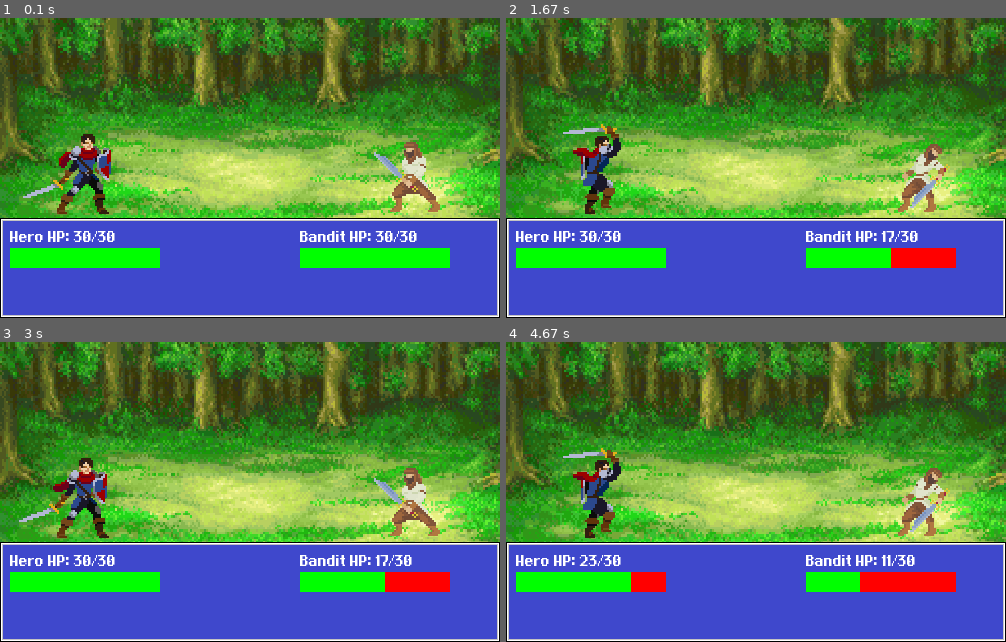
Above: before the commit, frames 1-4 (two rows, left to right).
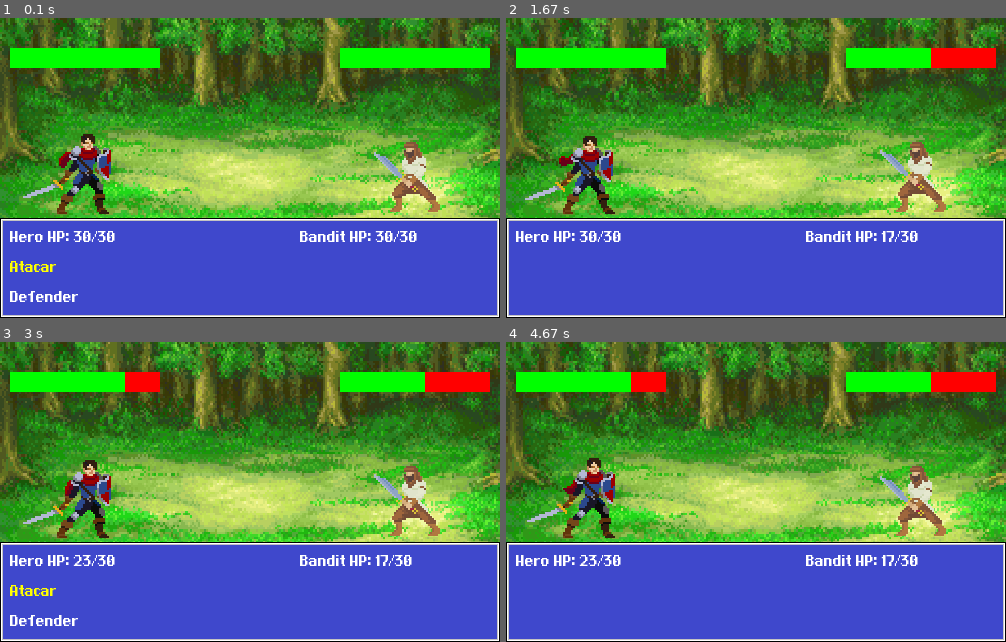
Above: after the commit, the same moments.

Repository: CayoViegas/pygamebattletest
Game: pygame game, started from main.py
Two runs of this game, one before a commit and one after it. Both use one fixed random seed, a clock stepped at 60 frames per second and the inputs below.
Inputs:
- Up to frame 1 (0.1 s): no input
- Up to frame 2 (1.67 s): tap X at 0.33 s
- Up to frame 3 (3 s): no input
- Up to frame 4 (4.67 s): hold Z 3.17-3.63 s; hold Down 3.17-3.63 s; hold X 3.67-4.13 s; hold Down 3.67-4.13 s

The runs differ from the first frame. In frame 1, 8.4% of the frame differs, in the area x 2-98%, y 10-95%; in frame 2, 11%; in frame 3, 11%; in frame 4, 12%, in the area x 2-98%, y 10-84%.

Commit message:
atacar adicionado

Diff:
--- a/main.py
+++ b/main.py
@@ -103,6 +103,8 @@
                     self.frame_index = 0
                 elif self.action == "death":
                     self.frame_index = len(frames) - 1
+                else:
+                    self.frame_index = 0
 
         if self.frame_index < len(frames):
             self.image = frames[self.frame_index]
@@ -138,20 +140,50 @@
         pygame.draw.rect(screen, RED, (self.x, self.y, 150, 20))
         pygame.draw.rect(screen, GREEN, (self.x, self.y, 150 * ratio, 20))
 
+class BattleMenu:
+    def __init__(self, options, font, x, y, spacing=30):
+        self.options = options
+        self.font = font
+        self.selected_index = 0
+        self.x = x
+        self.y = y
+        self.spacing = spacing
+
+    def draw(self):
+        for i, option in enumerate(self.options):
+            color = (255, 255, 0) if i == self.selected_index else WHITE
+            draw_text(option, self.font, color, self.x, self.y + i * self.spacing)
+
+    def move_up(self):
+        self.selected_index = (self.selected_index - 1) % len(self.options)
+
+    def move_down(self):
+        self.selected_index = (self.selected_index + 1) % len(self.options)
+
+    def get_selected_option(self):
+        return self.options[self.selected_index]
+
 # INSTANCIAMENTO DOS LUTADORES
 fighters = [
     Fighter(87, 145, "Hero", 30, 10, 5, False),
     Fighter(412, 150, "Bandit", 30, 10, 5, False)
 ]
 health_bars = [
-    HealthBar(10, 230, fighters[0].max_hp),
-    HealthBar(300, 230, fighters[1].max_hp)
+    HealthBar(10, 30, fighters[0].max_hp),
+    HealthBar(screen_width - 160, 30, fighters[1].max_hp)
 ]
 
 # VARIÁVEIS DE CONTROLE
 current_fighter = 0
 action_cooldown = 0
 action_wait_time = 90
+
+# CONTROLE DE ESTADO
+player_turn = True # True para o jogador, False para o inimigo
+state_stack = ["menu"]
+
+# MENU DE BATALHA
+battle_menu = BattleMenu(["Atacar", "Defender"], font, 10, 240)
 
 # LOOP PRINCIPAL DA BATALHA
 run = True
@@ -166,19 +198,51 @@
         fighter.draw()
         health_bars[i].draw(fighter.hp)
 
-    # LOGICA
-    if fighters[current_fighter].alive:
+    # VERIFICA ESTADO ATUAL DO JOGO
+    current_state = state_stack[-1]
+
+    # TURNO DO JOGADOR
+    if player_turn and current_state == "menu":
+        battle_menu.draw()
+
+    # TURNO DO INIMIGO
+    elif not player_turn:
         action_cooldown += 1
         if action_cooldown >= action_wait_time:
-            target_index = (current_fighter + 1) % len(fighters)
-            fighters[current_fighter].attack(fighters[target_index])
+            if fighters[1].alive:
+                fighters[1].attack(fighters[0])
+            current_fighter = 0
             action_cooldown = 0
-            current_fighter = (current_fighter + 1) % len(fighters)
-
+            player_turn = True
+            state_stack = ["menu"]
+
+    # EVENTOS
     for event in pygame.event.get():
         if event.type == pygame.QUIT:
             run = False
 
+        # Navegação de menu
+        if player_turn and current_state == "menu":
+            if event.type == pygame.KEYDOWN:
+                if event.key == pygame.K_DOWN:
+                    battle_menu.move_down()
+                elif event.key == pygame.K_UP:
+                    battle_menu.move_up()
+                elif event.key == pygame.K_x: # CONFIRMAR
+                    selected = battle_menu.get_selected_option()
+                    if selected == "Atacar":
+                        fighters[0].attack(fighters[1])
+                        player_turn = False
+                        action_cooldown = 0
+                        state_stack = ["battle"]
+                    elif selected == "Defender":
+                        print(f"{fighters[0].name} está defendendo!")
+                        player_turn = False
+                        action_cooldown = 0
+                        state_stack = ["battle"]
+                elif event.key == pygame.K_z: # VOLTAR
+                    pass
+
     pygame.display.update()
 
 pygame.quit()
